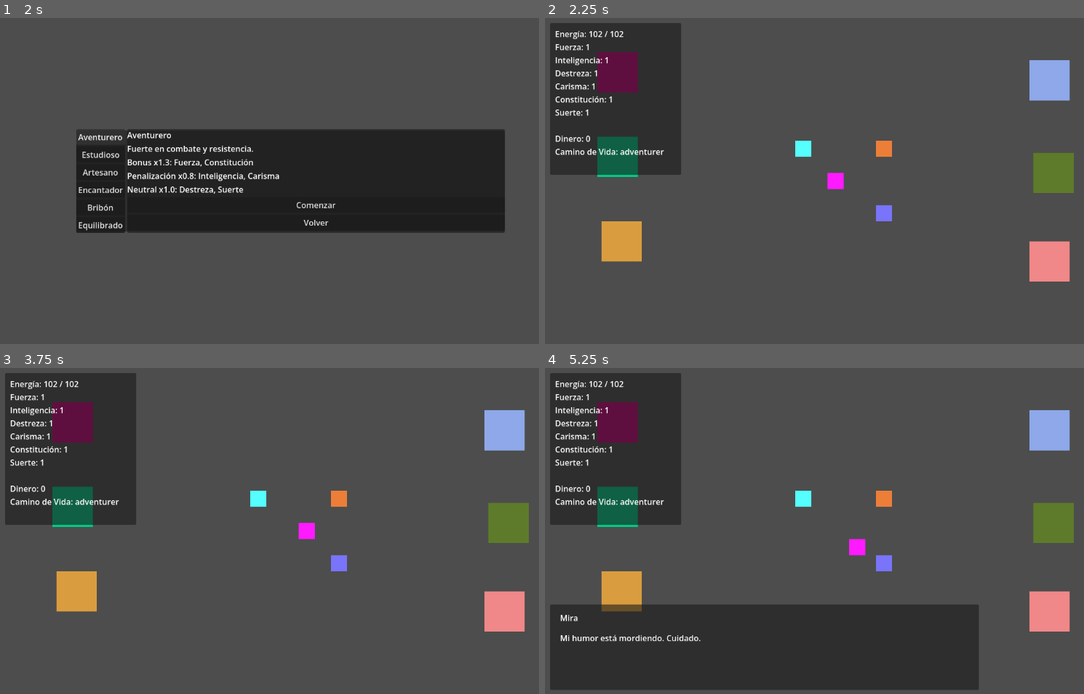
Above: before the commit, frames 1-4 (two rows, left to right).
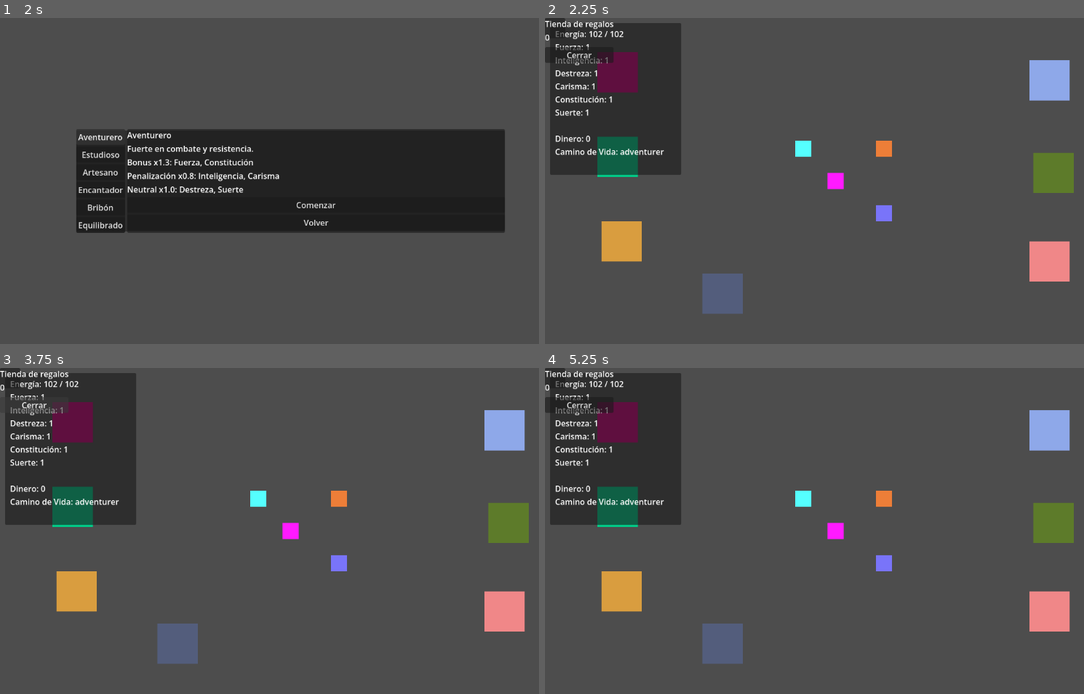
Above: after the commit, the same moments.

Repository: JoshSnowMex/another-life-project
Game: Godot game, scene res://scenes/ui/main_menu.tscn
Same seed, same stepped clock (60 frames per second), same inputs: the game is played once before the commit and once after it.
Inputs (mouse positions are in pixels of both pictures, inside the frame that each line leads up to):
- Up to frame 1 (2 s): click "Nuevo Juego" at 0.5 s; click "Aventurero" at 1.25 s
- Up to frame 2 (2.25 s): click "Comenzar" at 2 s
- Up to frame 3 (3.75 s): click (32, 403) at 2.75 s, where only the run after the commit has a clickable "Cerrar"; tap Enter at 3.5 s; hold D (move_right) from 3.53 s (still down); tap F (interact) at 3.6 s
- Up to frame 4 (5.25 s): tap R (social_notebook) at 3.8, 4.35 s; tap Space at 4.25 s; release D (move_right) at 4.28 s; hold S (move_down) 4.28-5 s; tap F (interact) at 4.55 s; click (836, 478) at 5 s, where only the run before the commit has a clickable "Hablar"

Frame 1 is identical in both runs. In frame 2, 1.5% of the frame differs, in the area x 0-37%, y 0-91%; in frame 3, 1.7%; in frame 4, 21%, in the area x 0-81%, y 0-99%.
Error after the commit: Invalid call. Nonexistent function 'close_menu' in base 'CanvasLayer'. (res://scripts/player.gd:34)

Commit message:
Fix Required

Diff:
--- /dev/null
+++ b/data/shop_items.json
@@ -0,0 +1,37 @@
+{
+	"comida": {
+		"item_id": "comida",
+		"price": 12,
+		"stock": -1
+	},
+	"flor": {
+		"item_id": "flor",
+		"price": 8,
+		"stock": -1
+	},
+	"joya": {
+		"item_id": "joya",
+		"price": 35,
+		"stock": -1
+	},
+	"libro": {
+		"item_id": "libro",
+		"price": 22,
+		"stock": -1
+	},
+	"artesania": {
+		"item_id": "artesania",
+		"price": 18,
+		"stock": -1
+	},
+	"extrano": {
+		"item_id": "extrano",
+		"price": 15,
+		"stock": -1
+	},
+	"perfume": {
+		"item_id": "perfume",
+		"price": 28,
+		"stock": -1
+	}
+}
--- a/project.godot
+++ b/project.godot
@@ -28,6 +28,7 @@
 NpcKnowledgeSystem="*uid://5jj7gu70u8br"
 ActivitySystem="*uid://b3hb5nhtkjkr2"
 DateQuestionSystem="*uid://cmaeaq08ho7wp"
+ShopSystem="*uid://dud5i3m7xv5fg"
 SaveSystem="*uid://ddurkrmeifomn"
 
 [global_group]
--- /dev/null
+++ b/scenes/ui/shop_menu.tscn
@@ -0,0 +1,30 @@
+[gd_scene format=3 uid="uid://f5vacec06vwl"]
+
+[node name="ShopMenu" type="CanvasLayer" unique_id=1210080760]
+
+[node name="Panel" type="Panel" parent="." unique_id=1747646676]
+offset_right = 40.0
+offset_bottom = 40.0
+
+[node name="MarginContainer" type="MarginContainer" parent="Panel" unique_id=778973572]
+layout_mode = 0
+offset_right = 40.0
+offset_bottom = 40.0
+
+[node name="VBoxContainer" type="VBoxContainer" parent="Panel/MarginContainer" unique_id=1740791368]
+layout_mode = 2
+
+[node name="TitleLabel" type="Label" parent="Panel/MarginContainer/VBoxContainer" unique_id=1549742888]
+layout_mode = 2
+text = "Tienda de regalos"
+
+[node name="MoneyLabel" type="Label" parent="Panel/MarginContainer/VBoxContainer" unique_id=803924382]
+layout_mode = 2
+text = "0"
+
+[node name="ItemsContainer" type="VBoxContainer" parent="Panel/MarginContainer/VBoxContainer" unique_id=766664075]
+layout_mode = 2
+
+[node name="CloseButton" type="Button" parent="Panel/MarginContainer/VBoxContainer" unique_id=1849965130]
+layout_mode = 2
+text = "Cerrar"
--- /dev/null
+++ b/scenes/world/gift_shop_spot.tscn
@@ -0,0 +1,20 @@
+[gd_scene format=3 uid="uid://dptenn7m0idi8"]
+
+[ext_resource type="Script" uid="uid://cnwhmu8yq3p37" path="res://scripts/shop_location.gd" id="1_nqjdr"]
+
+[sub_resource type="RectangleShape2D" id="RectangleShape2D_tt7j0"]
+size = Vector2(80, 80)
+
+[node name="GiftShopSpot" type="StaticBody2D" unique_id=674097719]
+script = ExtResource("1_nqjdr")
+location_name = "Tienda de Regalos"
+
+[node name="Polygon2D" type="Polygon2D" parent="." unique_id=1883063756]
+position = Vector2(19.047619, 20)
+scale = Vector2(0.47619048, 0.5)
+color = Color(0.32611573, 0.3665047, 0.4863844, 1)
+polygon = PackedVector2Array(128, 120, 128, -40, -40, -40, -40, 120)
+
+[node name="CollisionShape2D" type="CollisionShape2D" parent="." unique_id=1449720008]
+position = Vector2(40, 40)
+shape = SubResource("RectangleShape2D_tt7j0")
--- a/scenes/world/world.tscn
+++ b/scenes/world/world.tscn
@@ -14,10 +14,12 @@
 [ext_resource type="PackedScene" uid="uid://t5pbfkmqln6g" path="res://scenes/ui/npc_interaction_menu.tscn" id="8_bt7bg"]
 [ext_resource type="PackedScene" uid="uid://cfdgtxa312s86" path="res://scenes/npc/mira.tscn" id="8_j2gmx"]
 [ext_resource type="PackedScene" uid="uid://dptdvokwel370" path="res://scenes/world/library_spot.tscn" id="9_1yooq"]
+[ext_resource type="PackedScene" uid="uid://f5vacec06vwl" path="res://scenes/ui/shop_menu.tscn" id="9_tytul"]
 [ext_resource type="PackedScene" uid="uid://vyj2lbrvo2xr" path="res://scenes/world/workshop_spot.tscn" id="12_mxkvs"]
 [ext_resource type="PackedScene" uid="uid://bs7ivsi2lmjwo" path="res://scenes/world/social_plaza_spot.tscn" id="13_m114p"]
 [ext_resource type="PackedScene" uid="uid://chli67e4jt7du" path="res://scenes/world/endurance_spot.tscn" id="14_71ii3"]
 [ext_resource type="PackedScene" uid="uid://cks4demsks1qw" path="res://scenes/world/luck_fountain_spot.tscn" id="15_bt7bg"]
+[ext_resource type="PackedScene" uid="uid://dptenn7m0idi8" path="res://scenes/world/gift_shop_spot.tscn" id="20_t634p"]
 
 [node name="World" type="Node2D" unique_id=379945775]
 
@@ -39,6 +41,8 @@
 [node name="LocationInteractionMenu" parent="." unique_id=1005758106 instance=ExtResource("7_71ii3")]
 
 [node name="NpcInteractionMenu" parent="." unique_id=69652662 instance=ExtResource("8_bt7bg")]
+
+[node name="ShopMenu" parent="." unique_id=1210080760 instance=ExtResource("9_tytul")]
 
 [node name="player" parent="." unique_id=736873309 groups=["save_position"] instance=ExtResource("1_dphjl")]
 
@@ -70,3 +74,6 @@
 
 [node name="LuckFountainSpot" parent="." unique_id=1114868111 instance=ExtResource("15_bt7bg")]
 position = Vector2(-424, 120)
+
+[node name="GiftShopSpot" parent="." unique_id=752337103 instance=ExtResource("20_t634p")]
+position = Vector2(-264, 184)
--- a/scripts/player.gd
+++ b/scripts/player.gd
@@ -13,6 +13,7 @@
 	var date_menu = get_tree().current_scene.get_node("DateMenu")
 	var location_menu = get_tree().current_scene.get_node("LocationInteractionMenu")
 	var npc_interaction_menu = get_tree().current_scene.get_node("NpcInteractionMenu")
+	var shop_menu = get_tree().current_scene.get_node("ShopMenu")
 
 	if Input.is_action_just_pressed("interact"):
 		if dialogue_box.is_open():
@@ -29,6 +30,8 @@
 			npc_interaction_menu.close_menu()
 		elif pause_menu.visible:
 			pause_menu.close_menu()
+		elif shop_menu.visible:
+			shop_menu.close_menu()
 		else:
 			check_interaction()
 
@@ -60,10 +63,12 @@
 			location_menu.close_menu()
 		elif npc_interaction_menu.visible:
 			npc_interaction_menu.close_menu()
+		elif shop_menu.visible:
+			shop_menu.close_menu()
 		else:
 			pause_menu.toggle_menu()
 
-	if dialogue_box.is_open() or gift_menu.visible or social_notebook.visible or pause_menu.visible or date_menu.visible or location_menu.visible or npc_interaction_menu.visible:
+	if dialogue_box.is_open() or gift_menu.visible or social_notebook.visible or pause_menu.visible or date_menu.visible or location_menu.visible or npc_interaction_menu.visible or shop_menu.visible:
 		velocity = Vector2.ZERO
 		move_and_slide()
 		return
--- /dev/null
+++ b/scripts/shop_location.gd
@@ -0,0 +1,7 @@
+extends StaticBody2D
+
+@export var location_name: String = "Tienda de regalos"
+
+func interact() -> void:
+	var shop_menu = get_tree().current_scene.get_node("ShopMenu")
+	shop_menu.open_menu()
--- /dev/null
+++ b/scripts/shop_menu.gd
@@ -0,0 +1,57 @@
+extends CanvasLayer
+
+@onready var title_label: Label = $Panel/MarginContainer/VBoxContainer/TitleLabel
+@onready var money_label: Label = $Panel/MarginContainer/VBoxContainer/MoneyLabel
+@onready var items_container: VBoxContainer = $Panel/MarginContainer/VBoxContainer/ItemsContainer
+@onready var close_button: Button = $Panel/MarginContainer/VBoxContainer/CloseButton
+
+func _ready() -> void:
+	visible = false
+	close_button.pressed.connect(close_menu)
+
+func open_menu() -> void:
+	visible = true
+	refresh_menu()
+
+func close_menu() -> void:
+	visible = false
+	clear_items()
+
+func refresh_menu() -> void:
+	title_label.text = "Tienda de regalos"
+	money_label.text = "Dinero: " + str(PlayerStats.money)
+	clear_items()
+
+	var shop_items: Dictionary = ShopSystem.get_available_shop_items()
+
+	for shop_item_id in shop_items.keys():
+		add_shop_item_button(str(shop_item_id), shop_items[shop_item_id])
+
+func clear_items() -> void:
+	for child in items_container.get_children():
+		child.queue_free()
+
+func add_shop_item_button(shop_item_id: String, shop_item_data: Dictionary) -> void:
+	var item_id: String = str(shop_item_data.get("item_id", shop_item_id))
+	var price: int = int(shop_item_data.get("price", 0))
+	var display_name: String = DialogueDatabase.get_item_display_name(item_id)
+	var owned: int = PlayerStats.get_item_count(item_id)
+
+	var button := Button.new()
+	button.custom_minimum_size = Vector2(320, 36)
+	button.text = display_name + " - " + str(price) + " monedas" + " | Tienes: " + str(owned)
+	button.disabled = not PlayerStats.can_afford(price)
+	button.pressed.connect(func(): buy_item(shop_item_id))
+
+	items_container.add_child(button)
+
+func buy_item(shop_item_id: String) -> void:
+	var dialogue_box = get_tree().current_scene.get_node("DialogueBox")
+	var result: Dictionary = ShopSystem.buy_item(shop_item_id, 1)
+
+	refresh_menu()
+
+	var speaker_name: String = str(result.get("speaker_name", "Tienda"))
+	var text: String = str(result.get("text", ""))
+
+	dialogue_box.show_dialogue(speaker_name, text)
--- a/systems/dialogue_database.gd
+++ b/systems/dialogue_database.gd
@@ -8,6 +8,7 @@
 const NPC_KNOWLEDGE_PATH: String = "res://data/npc_knowledge.json"
 const ACTIVITIES_PATH: String = "res://data/activities.json"
 const DATE_QUESTIONS_PATH: String = "res://data/date_questions.json"
+const SHOP_ITEMS_PATH: String = "res://data/shop_items.json"
 
 var npc_personality_dialogues: Dictionary = {}
 var npc_profiles: Dictionary = {}
@@ -17,6 +18,7 @@
 var npc_knowledge: Dictionary = {}
 var activities: Dictionary = {}
 var date_questions: Dictionary = {}
+var shop_items: Dictionary = {}
 
 func _ready() -> void:
 	load_all_data()
@@ -30,6 +32,7 @@
 	load_npc_knowledge()
 	load_activities()
 	load_date_questions()
+	load_shop_items()
 
 func load_npc_personality_dialogues() -> void:
 	npc_personality_dialogues = load_json_file(NPC_PERSONALITY_DIALOGUES_PATH)
@@ -54,6 +57,9 @@
 
 func load_date_questions() -> void:
 	date_questions = load_json_file(DATE_QUESTIONS_PATH)
+
+func load_shop_items() -> void:
+	shop_items = load_json_file(SHOP_ITEMS_PATH)
 
 func load_json_file(path: String) -> Dictionary:
 	if not FileAccess.file_exists(path):
@@ -187,3 +193,12 @@
 			result[question_id] = question_data
 
 	return result
+
+func get_shop_items() -> Dictionary:
+	return shop_items.duplicate(true)
+
+func get_shop_item_data(shop_item_id: String) -> Dictionary:
+	if not shop_items.has(shop_item_id):
+		return {}
+
+	return shop_items[shop_item_id].duplicate(true)
--- a/systems/player_stats.gd
+++ b/systems/player_stats.gd
@@ -145,6 +145,15 @@
 
 	return inventory[item_name]
 
+func add_item(item_name: String, amount: int = 1) -> void:
+	if amount <= 0:
+		return
+
+	if not inventory.has(item_name):
+		inventory[item_name] = 0
+
+	inventory[item_name] += amount
+
 func add_money(amount: int) -> void:
 	money += max(amount, 0)
 
--- /dev/null
+++ b/systems/shop_system.gd
@@ -0,0 +1,37 @@
+extends Node
+
+func get_available_shop_items() -> Dictionary:
+	return DialogueDatabase.get_shop_items()
+
+func buy_item(shop_item_id: String, amount: int = 1) -> Dictionary:
+	var shop_item_data: Dictionary = DialogueDatabase.get_shop_item_data(shop_item_id)
+
+	if shop_item_data.is_empty():
+		return create_result(false, "Tienda", "Ese objeto no existe en la tienda.")
+
+	var item_id: String = str(shop_item_data.get("item_id", shop_item_id))
+	var price: int = int(shop_item_data.get("price", 0))
+	var total_price: int = price * max(amount, 1)
+
+	if total_price <= 0:
+		return create_result(false, "Tienda", "Ese objeto no tiene precio válido.")
+
+	if not PlayerStats.can_afford(total_price):
+		return create_result(false, "Tienda", "No tienes suficiente dinero. Necesitas " + str(total_price) + " monedas.")
+
+	if not PlayerStats.spend_money(total_price):
+		return create_result(false, "Tienda", "No se pudo completar la compra.")
+
+	PlayerStats.add_item(item_id, amount)
+
+	var display_name: String = DialogueDatabase.get_item_display_name(item_id)
+	var text: String = "Compraste " + display_name + " x" + str(amount) + ". Dinero restante: " + str(PlayerStats.money) + "."
+
+	return create_result(true, "Tienda", text)
+
+func create_result(success: bool, speaker_name: String, text: String) -> Dictionary:
+	return {
+		"success": success,
+		"speaker_name": speaker_name,
+		"text": text
+	}
Not shown, added: scripts/shop_location.gd.uid
Not shown, added: scripts/shop_menu.gd.uid
Not shown, added: systems/shop_system.gd.uid
